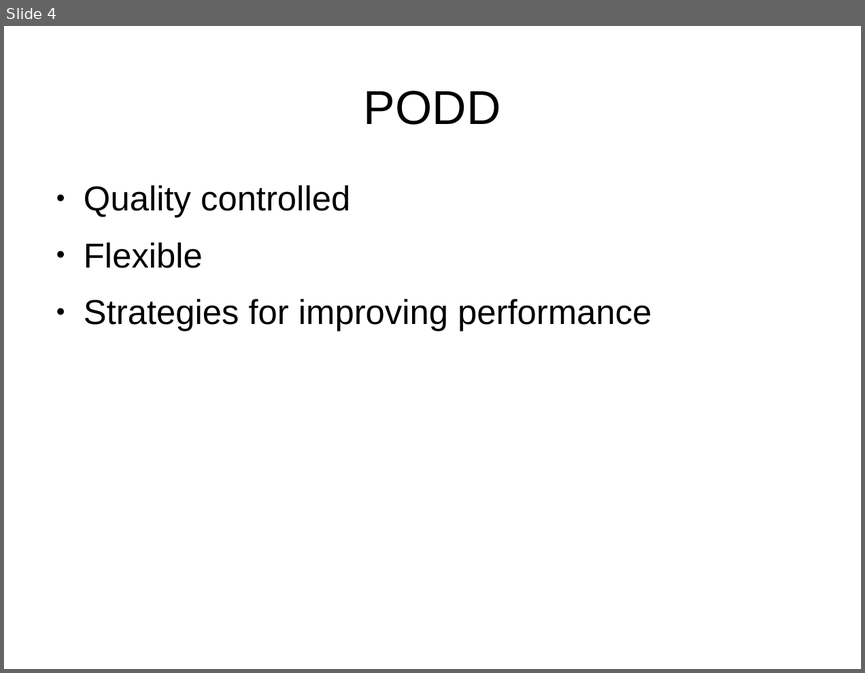
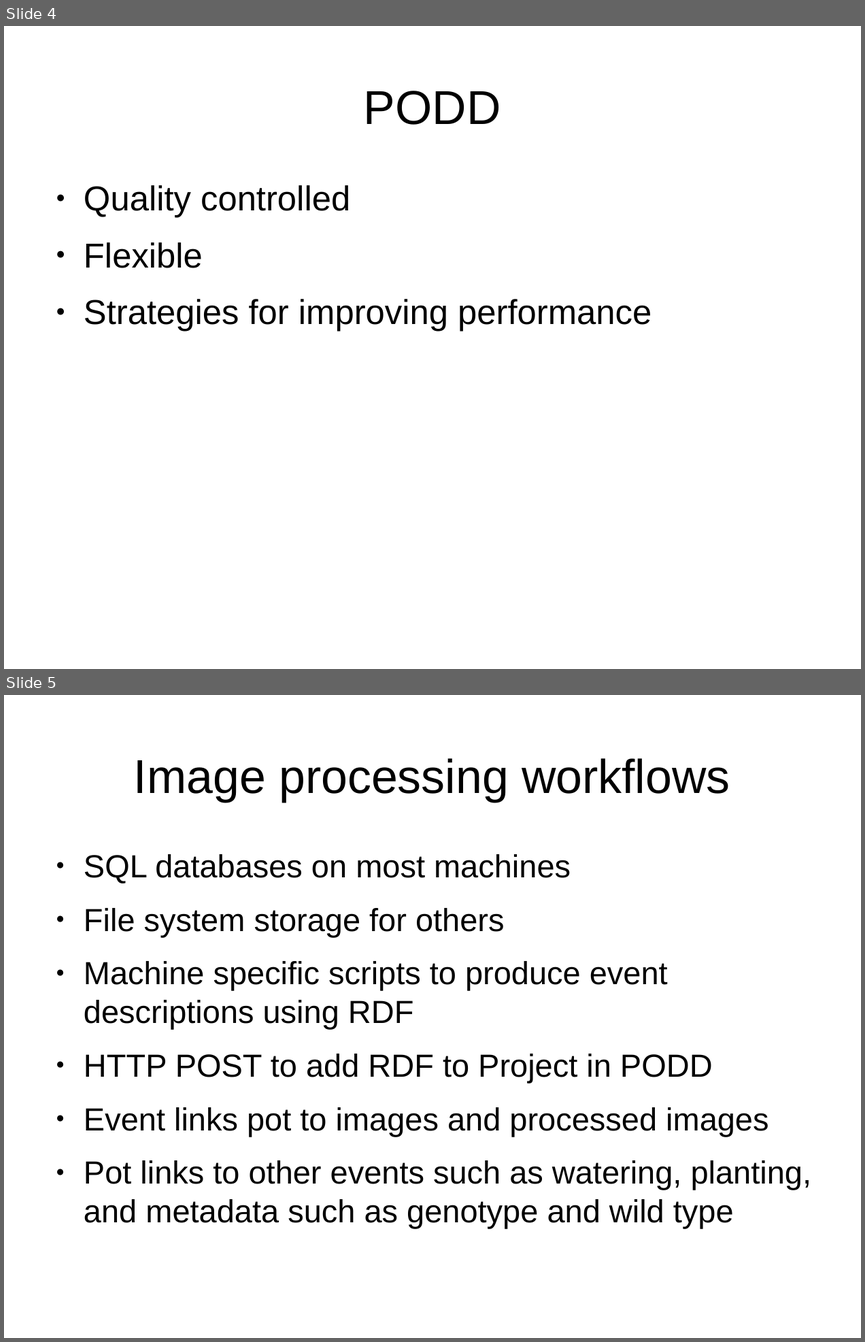
Before and after one commit to podd/podd-publications, a slide deck: montpellier2014/PODD-Montpellier2014.odp. Shown one above the other, each under a label of ours: slide 4 before the commit, slides 4 and 5 after it. The pictures are 865x673 and 865x1342 pixels, drawn with LibreOffice and Linux fonts; fonts in the diff are those of the drawing. Boxes give left, top, right and bottom in pixels: in the first picture for what was removed or moved away, otherwise in the second. Text is boxed around its words. In the diff, an @@ line names an element or a change of style, - is before the commit and + after.

Commit message:
add some more slides

```diff
--- a/montpellier2014/PODD-Montpellier2014.odp
+++ b/montpellier2014/PODD-Montpellier2014.odp
@@ slide 5 added at (4,695,861,1338), background #FFFFFF @@
@@ title added at (134,758,730,802), 44 pt, text #000000 @@
+Image processing workflows
@@ text added at (84,854,811,1228), 29.6 pt, text #000000 @@
+● SQL databases on most machines
+● File system storage for others
+● Machine specific scripts to produce event descriptions using RDF
+● HTTP POST to add RDF to Project in PODD
+● Event links pot to images and processed images
+● Pot links to other events such as watering, planting, and metadata such as genotype and wild type
```
Also in this commit, not shown: 1 other slide added, 1 other file.
